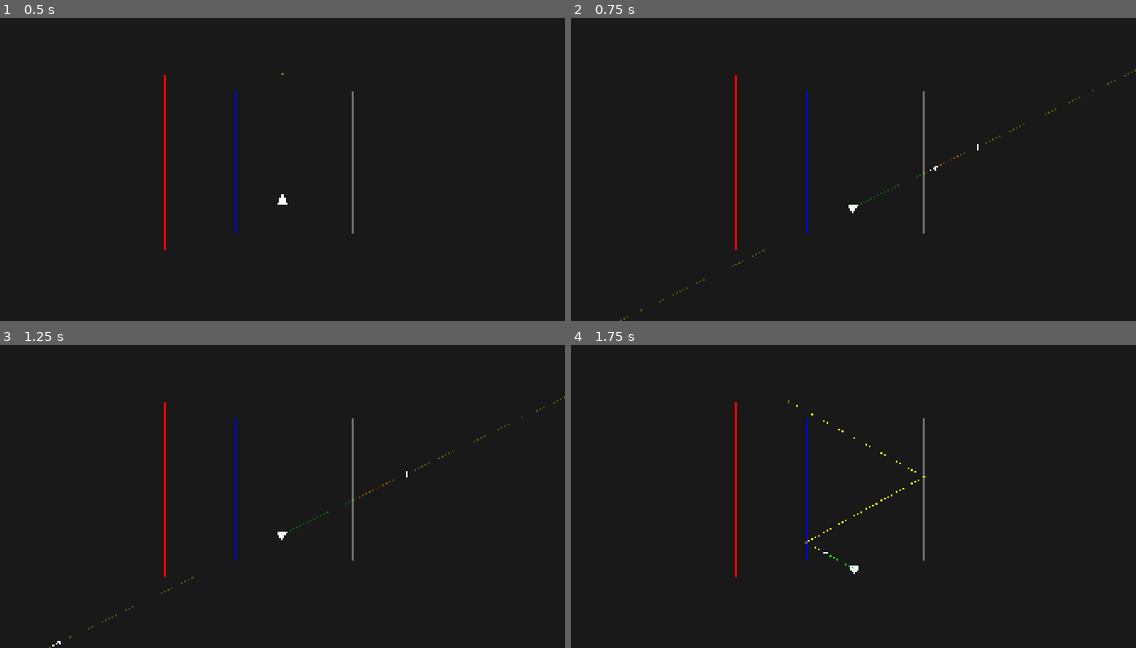
Above: before the commit, frames 1-4 (two rows, left to right).
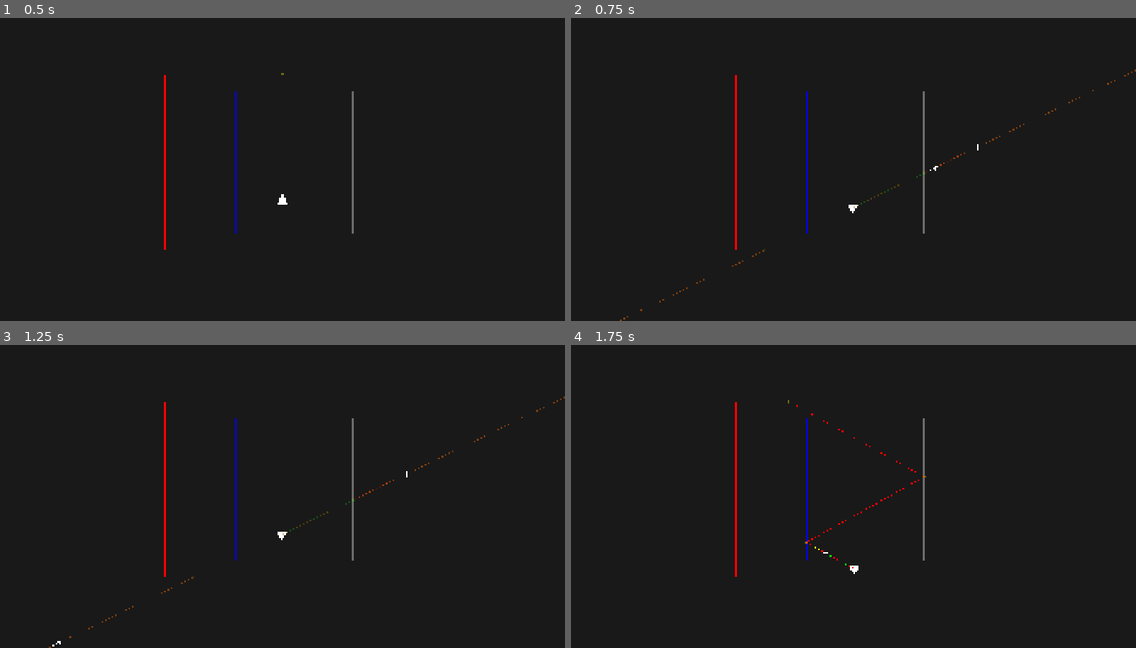
Above: after the commit, the same moments.

Repository: AlonKellner-RedHat/ricochet-game-v2
Game: Godot game, scene res://scenes/open_room_playable.tscn
Same seed, same stepped clock (60 frames per second), same inputs: the game is played once before the commit and once after it.
Inputs (mouse positions are in pixels of both pictures, inside the frame that each line leads up to):
- Up to frame 1 (0.5 s): no input
- Up to frame 2 (0.75 s): tap Enter at 0.5 s; move the mouse to (977, 145) at 0.52 s; hold D (move_right) from 0.53 s (still down); hold Space (fire) from 0.53 s (still down); click (977, 145) at 0.67 s
- Up to frame 3 (1.25 s): keep holding D (move_right); keep holding Space (fire)
- Up to frame 4 (1.75 s): release D (move_right) at 1.25 s; release Space (fire) at 1.25 s; drag from (740, 505) to (825, 554) at 1.27 s

Frame 1 is identical in both runs. In frame 2, 0.1% of the frame differs, in the area x 8-100%, y 16-100%; in frame 3, 0.1%; in frame 4, less than 0.1%.

Commit message:
Fix post-cursor: merge full planned path including physical continuation
The full planned path = pre-cursor planned steps + post-cursor physical
trace from cursor position. This is merged against the physical trace.
Since the post-planned continuation follows physics from the same point
with the same ray, it naturally aligns with the physical trace's
post-cursor steps → ALIGNED_POST_PLANNED (dashed green).

Reverted the merge hack — the merge algorithm handles all cases
correctly when given the full planned path.

Co-Authored-By: Claude Opus 4.6 <noreply@anthropic.com>

Diff:
--- a/scripts/visual/path_renderer.gd
+++ b/scripts/visual/path_renderer.gd
@@ -48,16 +48,24 @@
 	var identity_frame := MobiusTransform.identity()
 	_traced_path = Tracer.trace(player_pos, aim_dir, surfaces, GameState.new(), bounds, aim_ray)
 
-	var planned_steps: Array = []
+	var pre_cursor_steps: Array = []
 	if plan_entries.size() > 0:
 		var planned_path := Tracer.trace_planned(
 			player_pos, aim_dir, plan_entries, surfaces, GameState.new(), _cursor_pos, aim_ray)
-		planned_steps = planned_path.steps
+		pre_cursor_steps = planned_path.steps
 	else:
-		planned_steps = [Tracer.Step.new(player_pos, _cursor_pos, MobiusTransform.IDENTITY_ID, null, aim_ray, identity_frame)]
+		pre_cursor_steps = [Tracer.Step.new(player_pos, _cursor_pos, MobiusTransform.IDENTITY_ID, null, aim_ray, identity_frame)]
 
-	var cursor_index: int = planned_steps.size()
-	_merged_steps = StepTreeMerge.merge(planned_steps, _traced_path.steps, cursor_index)
+	var cursor_index: int = pre_cursor_steps.size()
+
+	var post_cursor_trace := Tracer.trace(_cursor_pos, aim_dir, surfaces, GameState.new(), bounds, aim_ray)
+	var full_planned_steps: Array = []
+	full_planned_steps.append_array(pre_cursor_steps)
+	for i in post_cursor_trace.steps.size():
+		var step: Tracer.Step = post_cursor_trace.steps[i]
+		full_planned_steps.append(step)
+
+	_merged_steps = StepTreeMerge.merge(full_planned_steps, _traced_path.steps, cursor_index)
 
 func _get_surfaces() -> Array:
 	var parent := get_parent()
